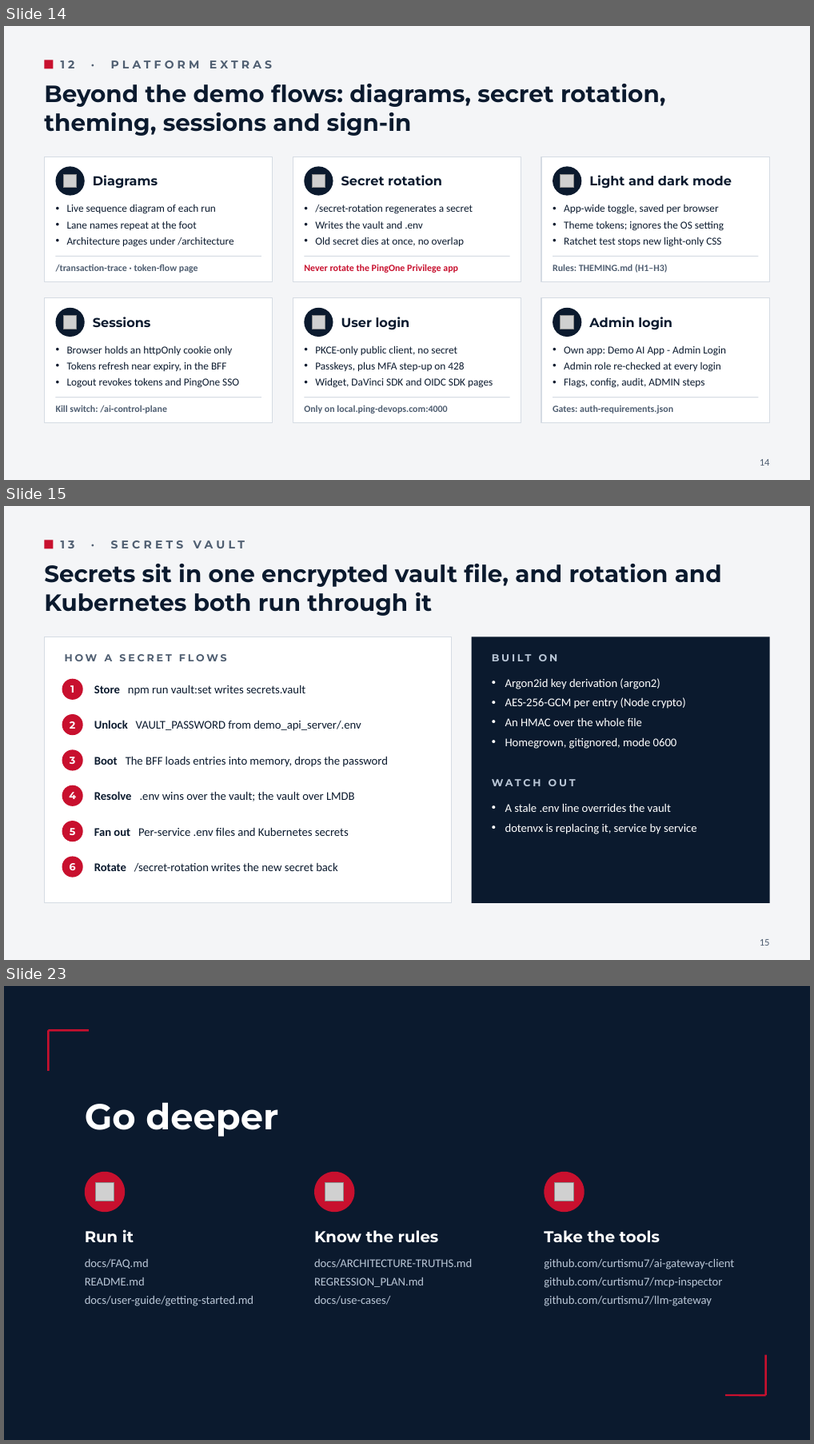
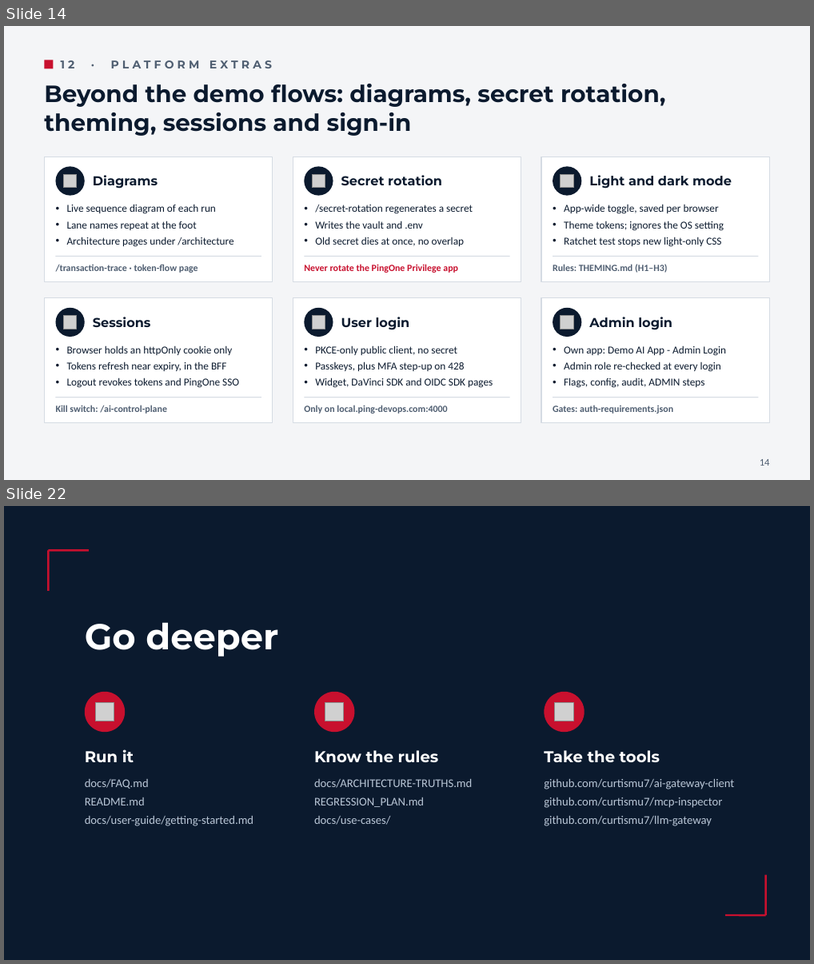
Before and after one commit to curtismu7/AI-DEMO2, a slide deck: docs/resources/AI-Demo-Overview.pptx. Shown one above the other, each under a label of ours: slides 14, 15 and 23 before the commit, slides 14 and 22 after it; the slides between them are not shown. The pictures are 814x1444 and 814x964 pixels, drawn with LibreOffice and Linux fonts; fonts in the diff are those of the drawing; grey boxes stand for pictures. Boxes give left, top, right and bottom in pixels: in the first picture for what was removed or moved away, otherwise in the second. Text is boxed around its words. In the diff, an @@ line names an element or a change of style, - is before the commit and + after.

```diff
--- a/docs/resources/AI-Demo-Overview.pptx
+++ b/docs/resources/AI-Demo-Overview.pptx
@@ slide 15 removed at (x1=4, y1=506, x2=810, y2=960), background #F4F5F7 @@
@@ rectangle removed at (x1=44, y1=540, x2=53, y2=548) @@
@@ text removed at (x1=61, y1=540, x2=245, y2=548) @@
-13 · SECRETS VAULT
@@ text removed at (x1=44, y1=564, x2=722, y2=616) @@
-Secrets sit in one encrypted vault file, and rotation and Kubernetes both run through it
@@ rectangle removed at (x1=44, y1=636, x2=451, y2=903) @@
@@ rectangle removed at (x1=472, y1=636, x2=770, y2=903) @@
@@ text removed at (x1=65, y1=654, x2=227, y2=661) @@
-HOW A SECRET FLOWS
@@ text removed at (x1=492, y1=651, x2=750, y2=669) @@
-BUILT ON
@@ ellipse removed at (x1=62, y1=679, x2=83, y2=700) @@
@@ text removed at (x1=70, y1=685, x2=74, y2=692) @@
-1
@@ text removed at (x1=94, y1=684, x2=306, y2=696) @@
-Store npm run vault:set writes secrets.vault
@@ text removed at (x1=506, y1=678, x2=686, y2=748) @@
-• Argon2id key derivation (argon2)
-• AES-256-GCM per entry (Node crypto)
-• An HMAC over the whole file
-• Homegrown, gitignored, mode 0600
@@ ellipse removed at (x1=62, y1=714, x2=83, y2=735) @@
@@ text removed at (x1=70, y1=721, x2=75, y2=728) @@
-2
@@ text removed at (x1=94, y1=720, x2=361, y2=731) @@
-Unlock VAULT_PASSWORD from demo_api_server/.env
@@ ellipse removed at (x1=62, y1=749, x2=83, y2=771) @@
@@ text removed at (x1=70, y1=756, x2=75, y2=764) @@
-3
@@ text removed at (x1=94, y1=756, x2=388, y2=767) @@
-Boot The BFF loads entries into memory, drops the password
@@ ellipse removed at (x1=62, y1=785, x2=83, y2=806) @@
@@ text removed at (x1=69, y1=792, x2=76, y2=799) @@
-4
@@ text removed at (x1=94, y1=791, x2=355, y2=801) @@
-Resolve .env wins over the vault; the vault over LMDB
@@ text removed at (x1=492, y1=779, x2=576, y2=786) @@
-WATCH OUT
@@ text removed at (x1=506, y1=803, x2=698, y2=834) @@
-• A stale .env line overrides the vault
-• dotenvx is replacing it, service by service
@@ ellipse removed at (x1=62, y1=820, x2=83, y2=841) @@
@@ text removed at (x1=70, y1=828, x2=76, y2=835) @@
-5
@@ text removed at (x1=94, y1=827, x2=349, y2=836) @@
-Fan out Per-service .env files and Kubernetes secrets
@@ ellipse removed at (x1=62, y1=856, x2=83, y2=877) @@
@@ text removed at (x1=70, y1=863, x2=76, y2=870) @@
-6
@@ text removed at (x1=94, y1=862, x2=338, y2=872) @@
-Rotate /secret-rotation writes the new secret back
@@ text removed at (x1=760, y1=939, x2=770, y2=945) @@
-15
@@ what was slide 23 is now slide 22 @@
```
Also in this commit, not shown: 6 slides changed, 1 slide added, 1 other slide removed.
